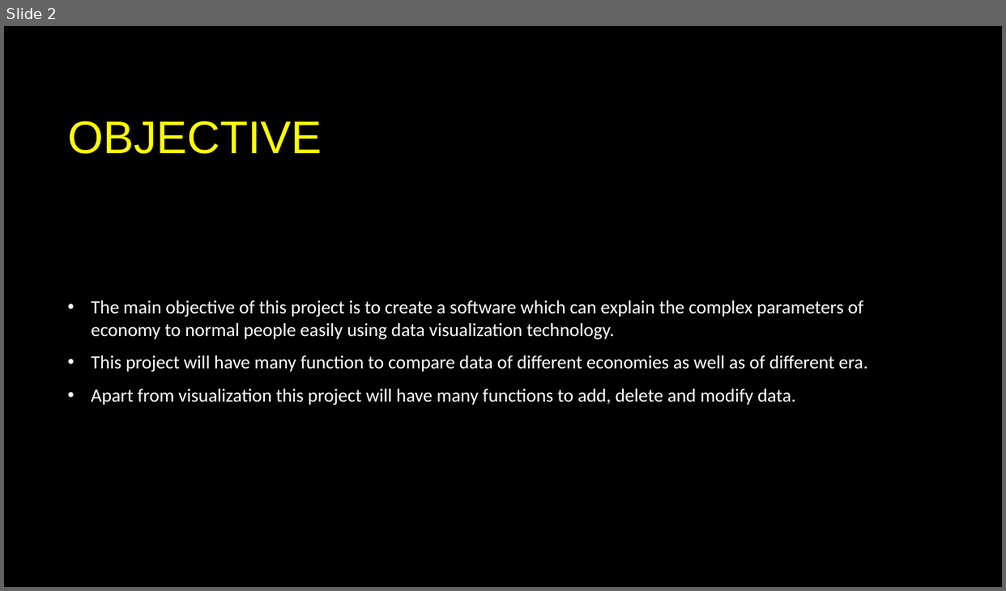
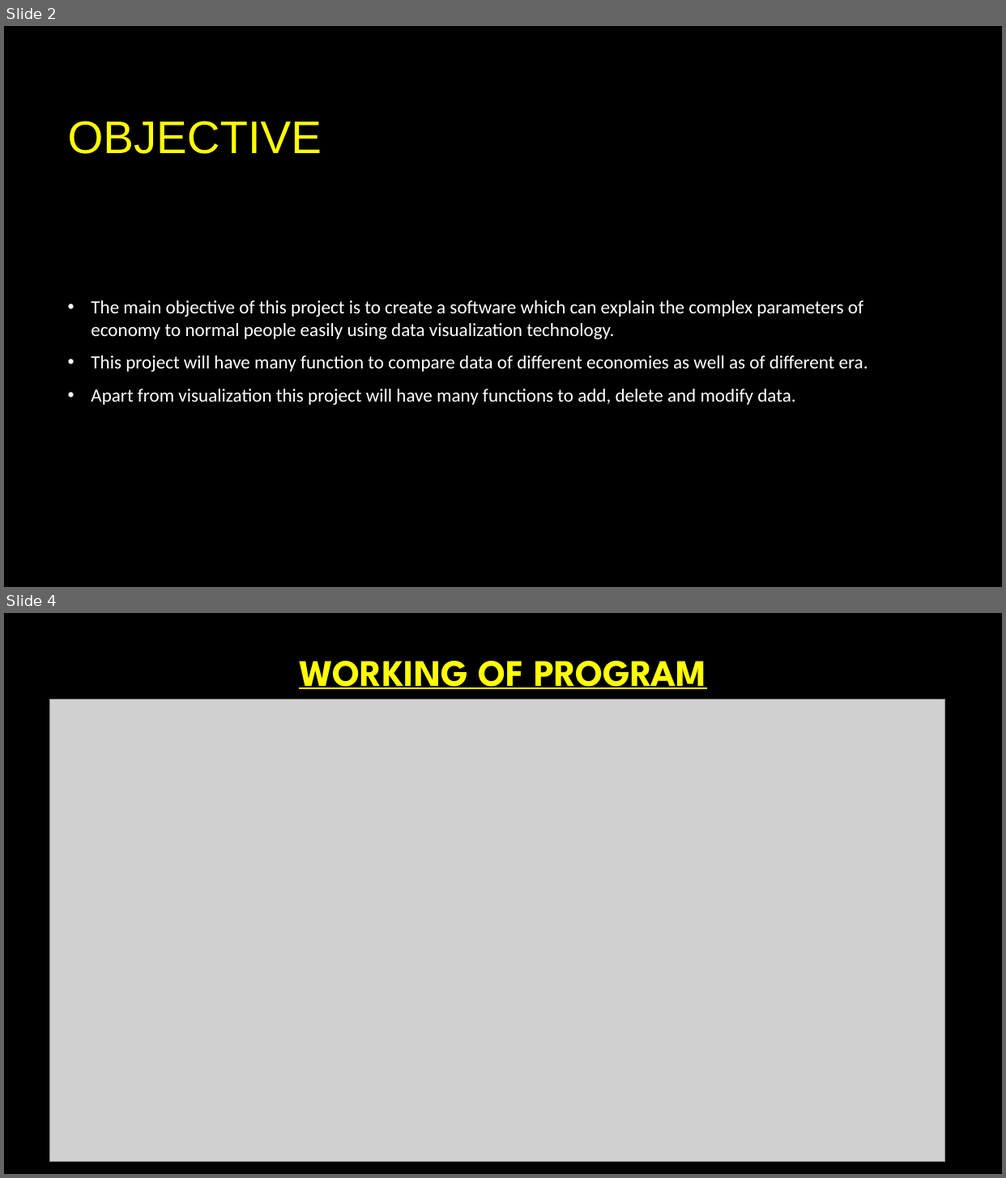
Before and after one commit to AvatarAarav/Economy_Data_Visualization, a slide deck: Presentation/Economy_Data_Visualizaton_Presentation.pptx. Shown one above the other, each under a label of ours: slide 2 before the commit, slides 2 and 4 after it; the slides between them are not shown. The pictures are 1006x591 and 1006x1178 pixels, drawn with LibreOffice and Linux fonts; fonts in the diff are those of the drawing; grey boxes stand for pictures; background and template pictures are left out. Boxes give left, top, right and bottom in pixels: in the first picture for what was removed or moved away, otherwise in the second. Text is boxed around its words. In the diff, an @@ line names an element or a change of style, - is before the commit and + after.

```diff
--- a/Presentation/Economy_Data_Visualizaton_Presentation.pptx
+++ b/Presentation/Economy_Data_Visualizaton_Presentation.pptx
@@ slide 4 added at (x1=4, y1=613, x2=1002, y2=1174), background picture (left out) @@
@@ text added at (x1=299, y1=661, x2=706, y2=689), 36 pt, text #FFFF00, bold, underline @@
+WORKING OF PROGRAM
@@ picture added at (x1=49, y1=700, x2=945, y2=1162) @@
```
Also in this commit, not shown: 1 slide changed, 5 other slides added, 5 slides removed, 5 other files.
